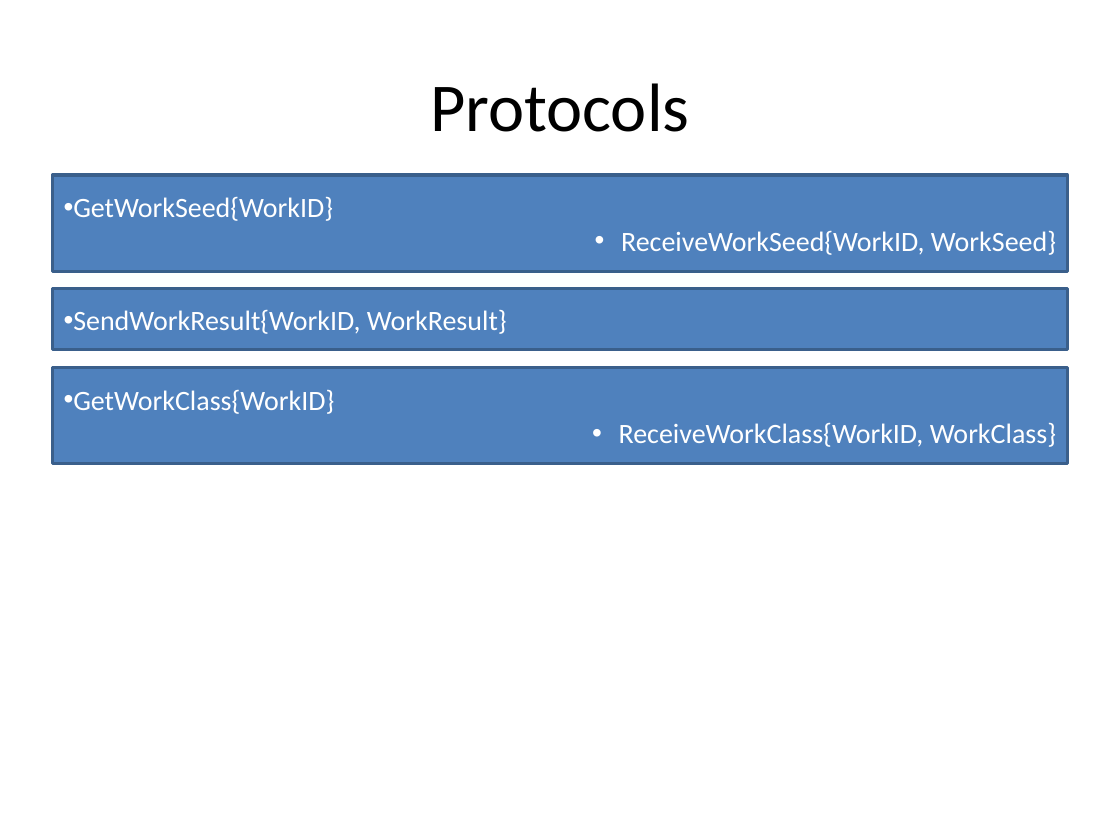
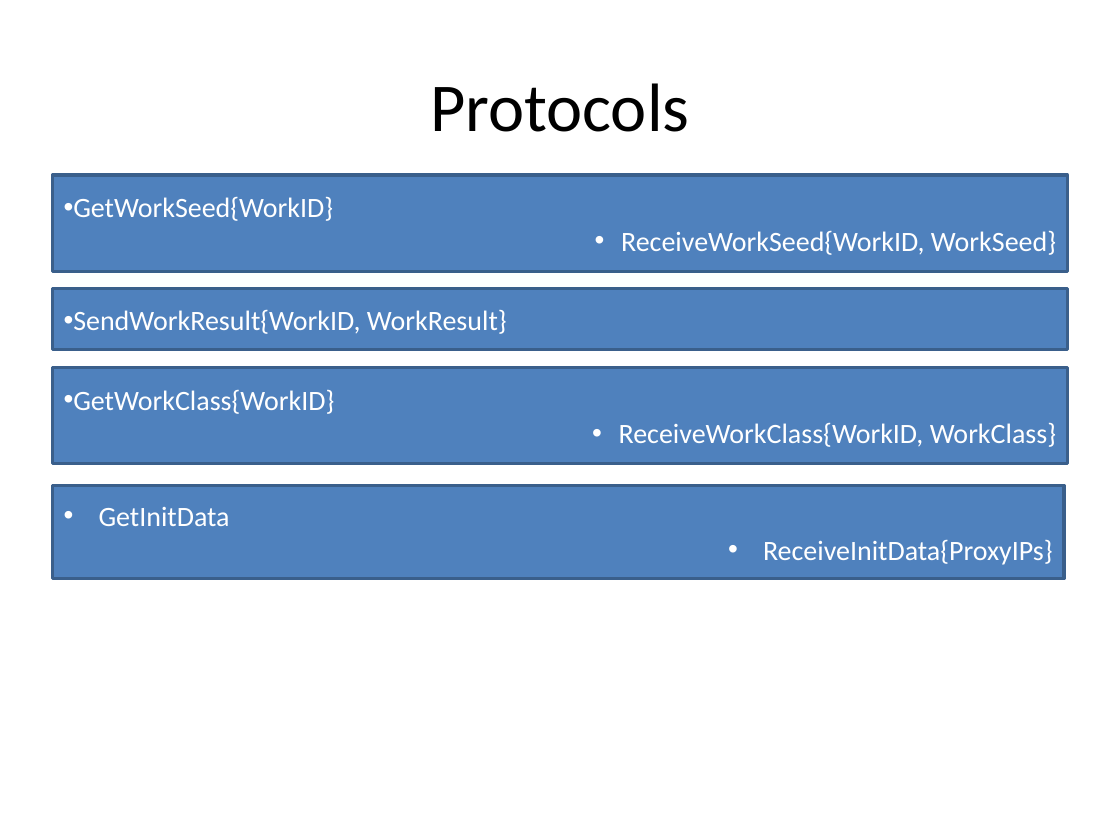
Before and after one commit to ProMix0/Project-calculis, a slide deck: slide 2 of Structure of project.pptx. Drawn at 1120x840 pixels with LibreOffice and Linux fonts; fonts in the diff are those of the drawing. Boxes give left, top, right and bottom in pixels: in the first picture for what was removed or moved away, otherwise in the second. Text is boxed around its words. In the diff, an @@ line names an element or a change of style, - is before the commit and + after.

Commit message:
Structure changing: new protocol, Security class deleted

```diff
--- a/Structure of project.pptx
+++ b/Structure of project.pptx
@@ rectangle added at (53,485,1064,578), fill #4F81BD, outline #3A5F8C 2 pt, 18 pt, text #FFFFFF @@
+• GetInitData
+• ReceiveInitData{ProxyIPs}
```
Also in this commit, not shown: 1 other slide changed.
